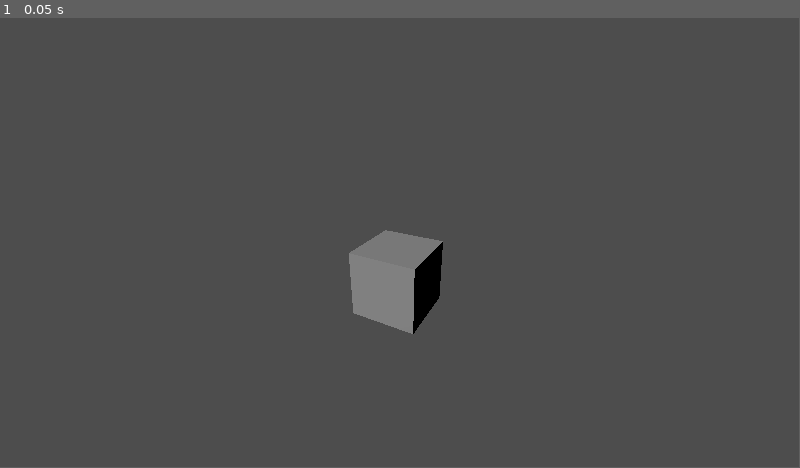
Above: before the commit, frame 1.
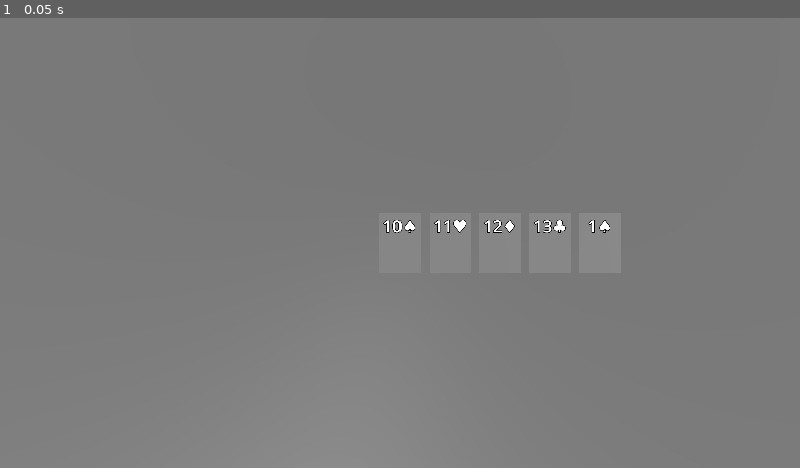
Above: after the commit, the same moment.

Repository: eerieA/game-qs-grill
Game: Godot game, scene res://scenes/main.tscn
The game is run twice, just before and just after one commit, with the same random seed, the same clock (stepped at 60 frames per second) and the same inputs. Before the commit the project starts from res://main.tscn.
Inputs:
- Up to frame 1 (0.05 s): no input
In our replay, the window is 799x449 before the commit and 800x450 after it. These sizes can differ from the game's own. Grey fills any space a smaller window leaves; there, only what the larger window draws over its background counts as a difference.

The runs differ from the first frame. In frame 1, 98% of the frame differs, in the area x 0-100%, y 0-100%.

Commit message:
cards prefab and placement in main scene

Diff:
--- /dev/null
+++ b/assets/materials/card3d.tres
@@ -0,0 +1,4 @@
+[gd_resource type="StandardMaterial3D" format=3 uid="uid://d2kmruct43bar"]
+
+[resource]
+albedo_color = Color(0.62967473, 0.62967473, 0.6296747, 1)
--- a/main.tscn
+++ /dev/null
@@ -1,17 +0,0 @@
-[gd_scene load_steps=3 format=3 uid="uid://bsgilbryd3wy8"]
-
-[ext_resource type="Script" uid="uid://ccxxxrk5qaw21" path="res://scripts/main.gd" id="1_ig7tw"]
-
-[sub_resource type="BoxMesh" id="BoxMesh_7dm0k"]
-
-[node name="Main" type="Node3D"]
-script = ExtResource("1_ig7tw")
-
-[node name="MeshInstance3D" type="MeshInstance3D" parent="."]
-mesh = SubResource("BoxMesh_7dm0k")
-
-[node name="DirectionalLight3D" type="DirectionalLight3D" parent="."]
-transform = Transform3D(0.34815323, -0.920355, -0.17814639, 0.7460691, 0.15696912, 0.64710265, -0.56760067, -0.35820037, 0.7412975, 0, 2.4931202, 0.38932037)
-
-[node name="Camera3D" type="Camera3D" parent="."]
-transform = Transform3D(0.88378274, -0.18580863, 0.429422, 0, 0.9177693, 0.39711398, -0.4678975, -0.35096246, 0.8111087, 1.8134959, 2.229827, 3.3794408)
--- a/project.godot
+++ b/project.godot
@@ -15,6 +15,10 @@
 config/features=PackedStringArray("4.5", "Mobile")
 config/icon="res://icon.svg"
 
+[display]
+
+window/stretch/mode="viewport"
+
 [rendering]
 
 renderer/rendering_method="mobile"
--- /dev/null
+++ b/scenes/car3d.tscn
@@ -0,0 +1,19 @@
+[gd_scene load_steps=4 format=3 uid="uid://btt5rb6jsorjm"]
+
+[ext_resource type="Material" uid="uid://d2kmruct43bar" path="res://assets/materials/card3d.tres" id="1_kv6y2"]
+[ext_resource type="Script" uid="uid://bcqwlv4n2okag" path="res://scripts/scenes/card3d.gd" id="1_pkj74"]
+
+[sub_resource type="BoxMesh" id="BoxMesh_mxbvw"]
+material = ExtResource("1_kv6y2")
+size = Vector3(1, 0.02, 1.4)
+
+[node name="Car3d" type="Node3D"]
+script = ExtResource("1_pkj74")
+
+[node name="MeshInstance3D" type="MeshInstance3D" parent="."]
+mesh = SubResource("BoxMesh_mxbvw")
+
+[node name="Label3D" type="Label3D" parent="."]
+transform = Transform3D(1, 0, 0, 0, -4.371139e-08, 1, 0, -1, -4.371139e-08, 0, 0.03, -0.4)
+text = "A♠"
+font_size = 80
--- /dev/null
+++ b/scenes/main.tscn
@@ -0,0 +1,24 @@
+[gd_scene load_steps=4 format=3 uid="uid://bsgilbryd3wy8"]
+
+[ext_resource type="Script" uid="uid://ccxxxrk5qaw21" path="res://scripts/main.gd" id="1_o5qli"]
+[ext_resource type="PackedScene" uid="uid://btt5rb6jsorjm" path="res://scenes/car3d.tscn" id="2_0wfyh"]
+
+[sub_resource type="PlaneMesh" id="PlaneMesh_0wfyh"]
+size = Vector2(19.2, 10.8)
+
+[node name="Main" type="Node3D"]
+script = ExtResource("1_o5qli")
+card3d_scene = ExtResource("2_0wfyh")
+
+[node name="DirectionalLight3D" type="DirectionalLight3D" parent="."]
+transform = Transform3D(0.34815323, -0.920355, -0.17814639, 0.7460691, 0.15696912, 0.64710265, -0.56760067, -0.35820037, 0.7412975, 0, 2.4931202, 0.38932037)
+
+[node name="Camera3D" type="Camera3D" parent="."]
+transform = Transform3D(1, 0, 0, 0, -4.371139e-08, 1, 0, -1, -4.371139e-08, 0, 3, 0)
+projection = 1
+fov = 120.0
+size = 10.8
+far = 30.0
+
+[node name="refPlane" type="MeshInstance3D" parent="."]
+mesh = SubResource("PlaneMesh_0wfyh")
--- a/scripts/data/card_data.gd
+++ b/scripts/data/card_data.gd
@@ -1,4 +1,5 @@
+extends Resource
 class_name CardData
 
-var suit: String
-var rank: int
+@export var suit: String
+@export var rank: int
--- a/scripts/logic/hand_evaluator.gd
+++ b/scripts/logic/hand_evaluator.gd
@@ -23,6 +23,7 @@
 	count_values.sort()
 
 	# Start matching patterns (from strongest to weakest)
+	# Hard coded for now
 	if is_straight and is_flush:
 		return { "name": "Straight Flush", "chips": 100, "mult": 4 }
 	elif 4 in count_values:
--- a/scripts/main.gd
+++ b/scripts/main.gd
@@ -2,6 +2,8 @@
 
 @onready var deck = Deck.new()
 @onready var evaluator = HandEvaluator.new()
+
+@export var card3d_scene: PackedScene
 
 
 func _ready():
@@ -16,3 +18,21 @@
 	var result = evaluator.evaluate_hand(hand)
 	print("--- Result ---")
 	print(result)
+
+	var suits = ["♠", "♥", "♦", "♣"]
+	var ranks = [10, 11, 12, 13, 1]
+
+	for i in range(5):
+		var card_data = CardData.new()
+		card_data.suit = suits[i % 4]
+		card_data.rank = ranks[i]
+
+		var card = card3d_scene.instantiate()
+		if card == null:
+			push_error("card3d_scene.instantiate() returned null!")
+			return
+
+		card.card_data = card_data
+		# Temporarily just place them with a hardcoded spacing
+		card.position = Vector3(i * 1.2, 0, 0)
+		add_child(card)
--- /dev/null
+++ b/scripts/scenes/card3d.gd
@@ -0,0 +1,18 @@
+extends Node3D
+class_name Card3D
+
+@export var card_data: CardData
+
+@onready var mesh = $MeshInstance3D
+@onready var label = $Label3D
+
+
+func _ready():
+	if card_data:
+		update_visual()
+
+
+func update_visual():
+	if not card_data:
+		return
+	label.text = "%s%s" % [card_data.rank, card_data.suit]
Not shown, added: scripts/scenes/card3d.gd.uid
